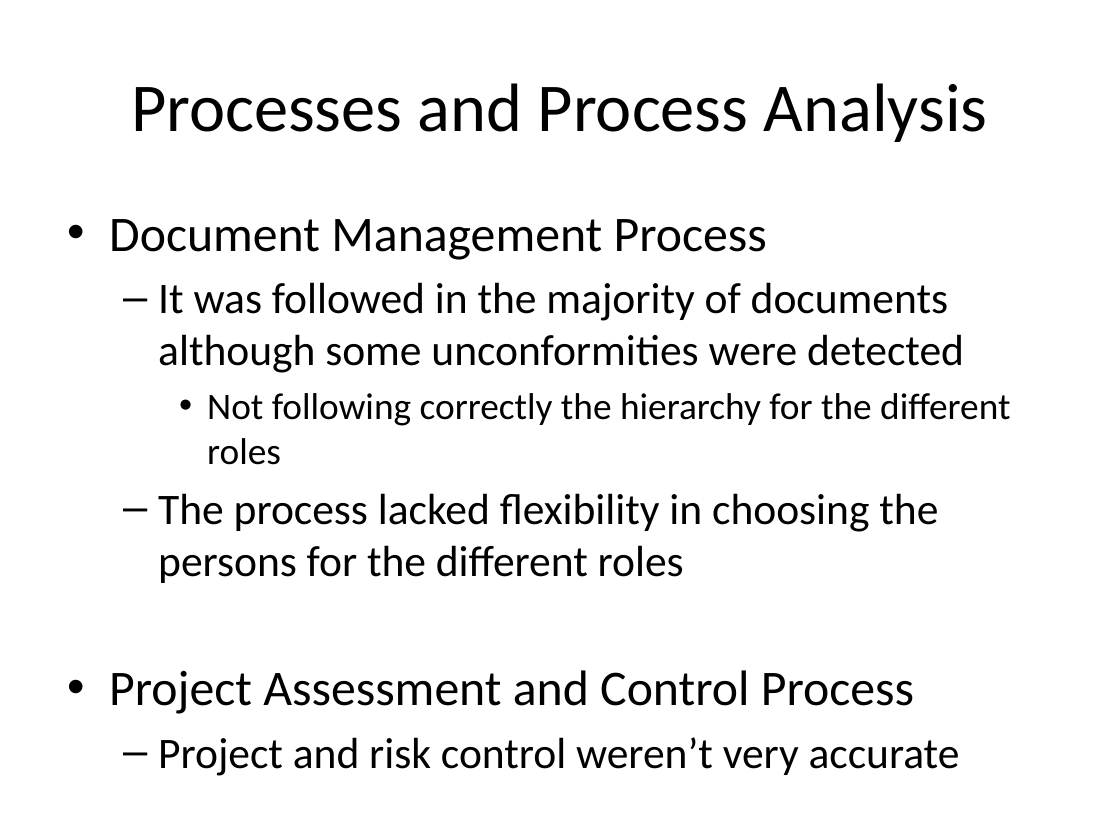
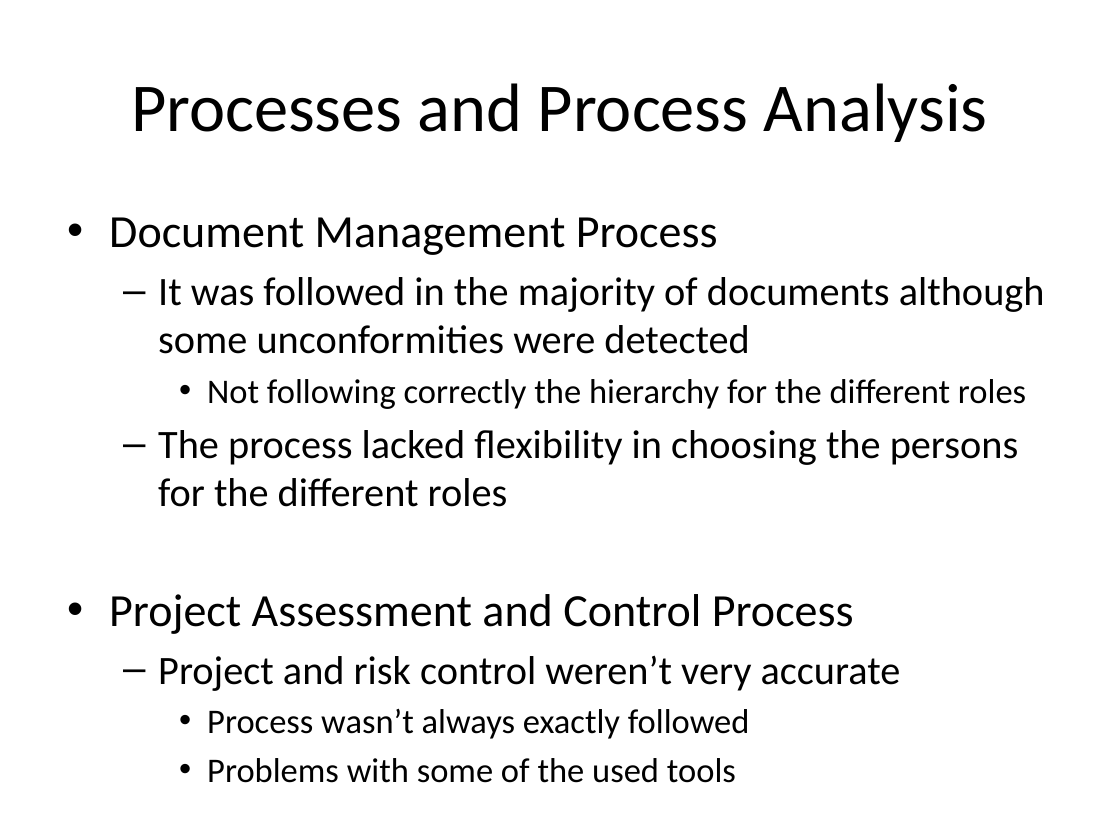
Before and after one commit to jmgirao/projetosoftware1213, a slide deck: slide 2 of Final Presentation/Carla/Quality.pptx. Drawn at 1120x840 pixels with LibreOffice and Linux fonts; fonts in the diff are those of the drawing. Boxes give left, top, right and bottom in pixels: in the first picture for what was removed or moved away, otherwise in the second. Text is boxed around its words. In the diff, an @@ line names an element or a change of style, - is before the commit and + after.

```diff
--- a/Final Presentation/Carla/Quality.pptx
+++ b/Final Presentation/Carla/Quality.pptx
@@ text at <box>109,217,1045,691</box>: size 32 to 29.6 pt in "Document Management Process", "Project Assessment and Control Process"; size 28 to 25.9 pt in "It was followed in the majority of ...", "The process lacked flexibility in choosing the ...", "Project and risk control weren’t very accurate"; size 24 to 22.2 pt in "Not following correctly the hierarchy for the ..." @@
@@ text at <box>207,708,750,783</box>: paragraphs added @@
+    • Process wasn’t always exactly followed
+    • Problems with some of the used tools
```
Also in this commit, not shown: 2 other slides changed, 1 slide added.
